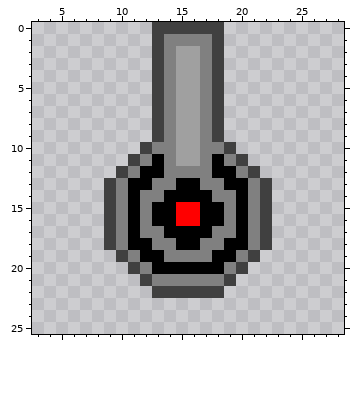
Pixel-art sprite: resources/canon.png. The picture above was drawn from the file before the commit.
The file is 32x32 pixels. Shown: x 3..28, y 0..25.
After:
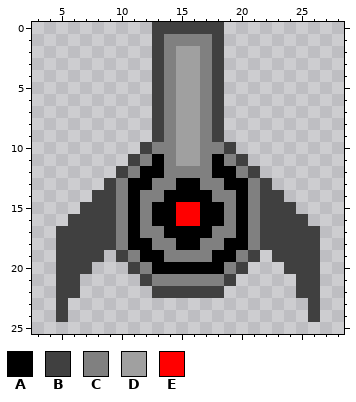
Palette (. is transparent): A #000000  B #404040  C #808080  D #a0a0a0  E #ff0000
From the commit log: map collision bug correction
Difference:
y 14: x 8 . -> B; x 23 . -> B
y 15: x 7..8 .. -> BB; x 23..24 .. -> BB
y 16: x 6..8 ... -> BBB; x 23..25 ... -> BBB
y 17..19: x 5..8 .... -> BBBB; x 23..26 .... -> BBBB
y 20: x 5..7 ... -> BBB; x 24..26 ... -> BBB
y 21..22: x 5..6 .. -> BB; x 25..26 .. -> BB
y 23..24: x 5 . -> B; x 26 . -> B
Boxes around the changes in both pictures, in picture pixels (x1, y1, x2, y2):
added: (56, 190, 104, 322)
added: (272, 190, 320, 322)
